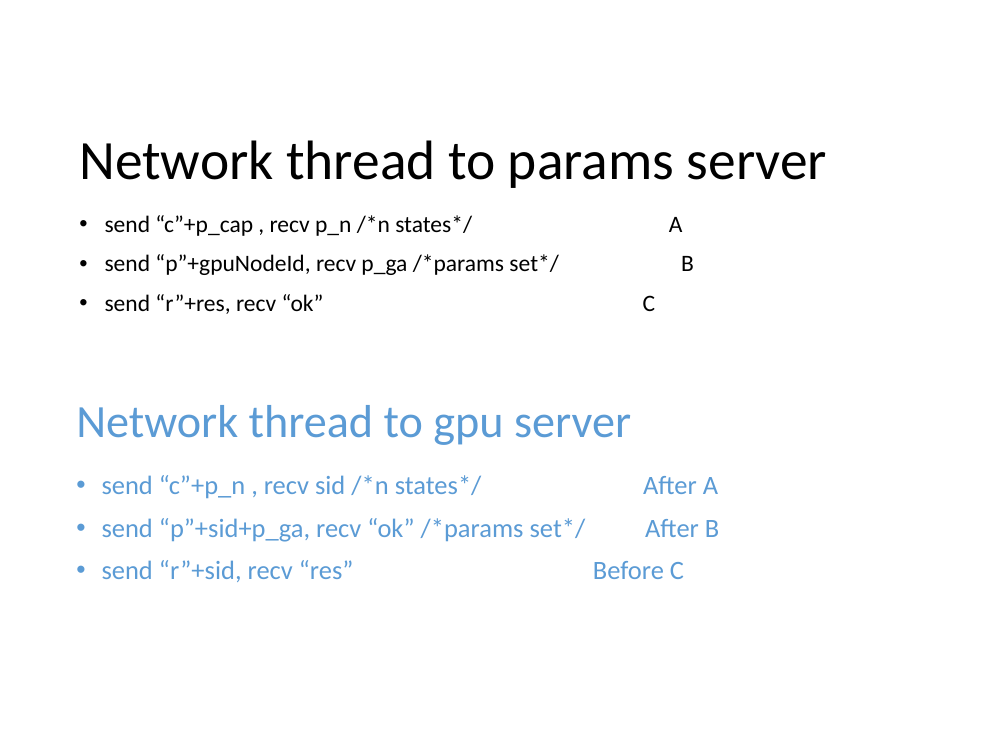
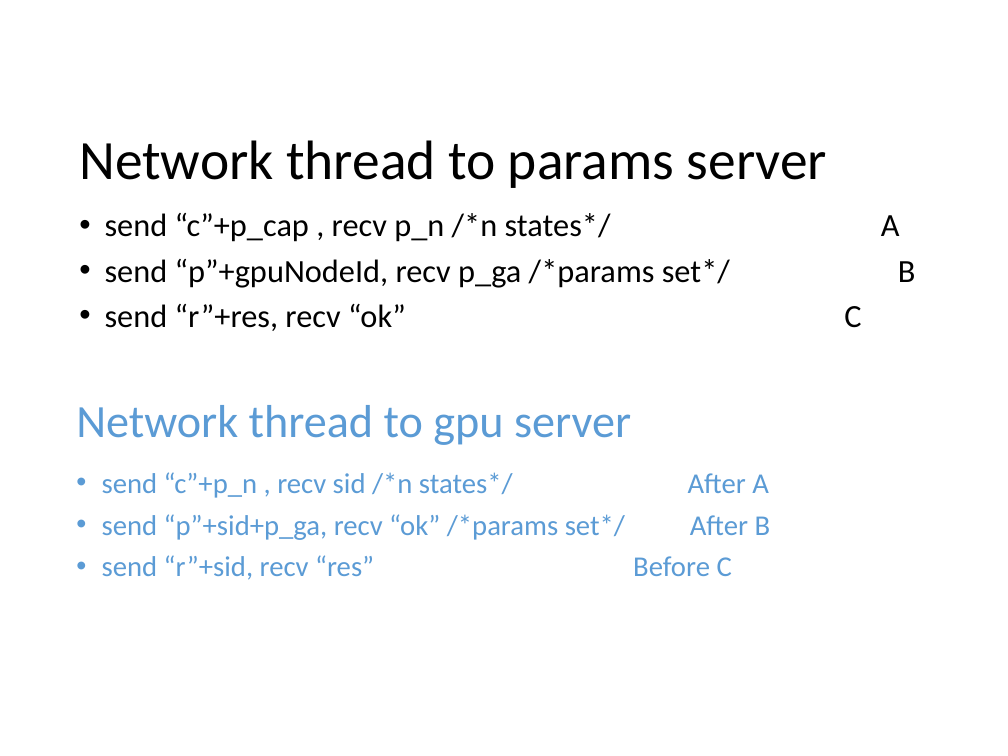
Before and after one commit to liu-kan/gSMFRETda, a slide deck: slide 2 of doc/nanomsg.pptx. Drawn at 1008x756 pixels with LibreOffice and Linux fonts; fonts in the diff are those of the drawing. Boxes give left, top, right and bottom in pixels: in the first picture for what was removed or moved away, otherwise in the second. Text is boxed around its words. In the diff, an @@ line names an element or a change of style, - is before the commit and + after.

```diff
--- a/doc/nanomsg.pptx
+++ b/doc/nanomsg.pptx
@@ text "send “c”+p_cap , recv p_n ..." at box(105, 213, 861, 331): size 16.8 to 23.1 pt; line spacing 0.9 to 0.8 @@
@@ text "send “c”+p_n , recv sid ..." at box(102, 472, 771, 580): size 18.9 to 20.5 pt; line spacing 0.9 to 0.8 @@
```
Also in this commit, not shown: 2 other slides changed, 1 slide added, 29 other files.
